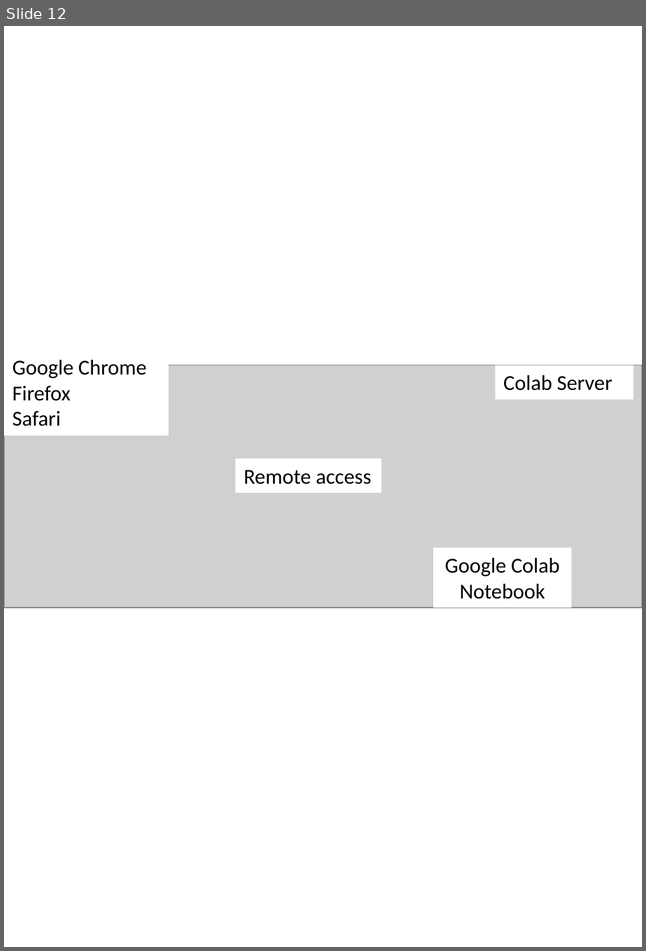
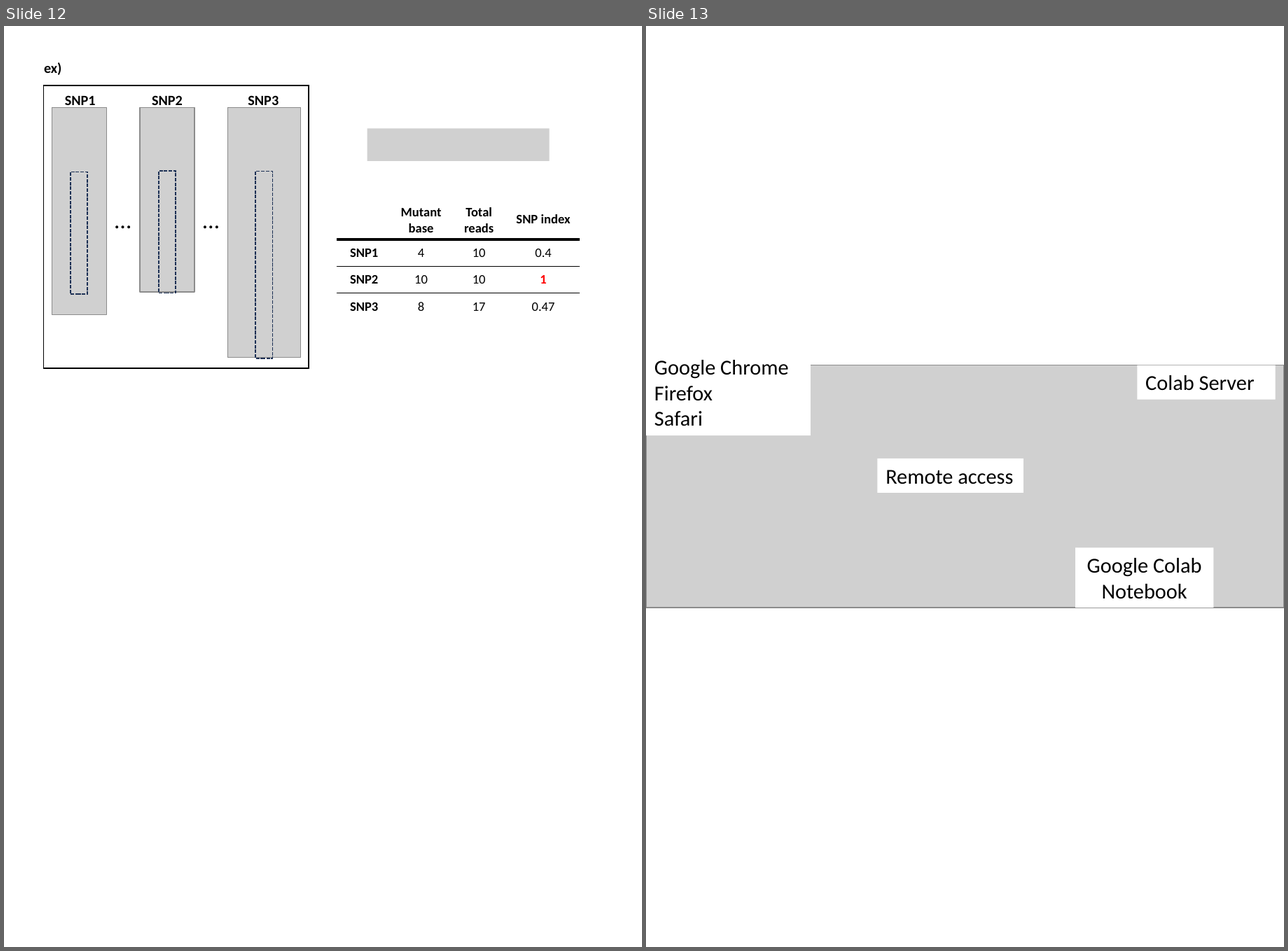
Before and after one commit to slt666666/FAO_lecture, a slide deck: FAO_2024/mutmapqtlseq.pptx. Shown side by side, each under a label of ours: slide 12 before the commit, slides 12 and 13 after it. The pictures are 646x951 and 1288x951 pixels, drawn with LibreOffice and Linux fonts; fonts in the diff are those of the drawing; grey boxes stand for pictures. Boxes give left, top, right and bottom in pixels: in the first picture for what was removed or moved away, otherwise in the second. Text is boxed around its words. In the diff, an @@ line names an element or a change of style, - is before the commit and + after.

```diff
--- a/FAO_2024/mutmapqtlseq.pptx
+++ b/FAO_2024/mutmapqtlseq.pptx
@@ slide 12 added at bbox=[4, 26, 642, 947], background #FFFFFF @@
@@ text added at bbox=[44, 62, 61, 75], 12 pt, text #000000, bold @@
+ex)
@@ rectangle added at bbox=[44, 85, 309, 369], outline #000000 1 pt @@
@@ picture added at bbox=[52, 108, 107, 315] @@
@@ text added at bbox=[65, 95, 96, 109], 12 pt, text #000000, bold @@
+SNP1
@@ picture added at bbox=[140, 108, 194, 292] @@
@@ text added at bbox=[152, 95, 182, 108], 12 pt, text #000000, bold @@
+SNP2
@@ picture added at bbox=[227, 108, 301, 358] @@
@@ text added at bbox=[248, 95, 278, 108], 12 pt, text #000000, bold @@
+SNP3
@@ picture added at bbox=[367, 129, 549, 161] @@
@@ rectangle added at bbox=[70, 172, 87, 295], outline #1E3256 1 pt dashed @@
@@ rectangle added at bbox=[159, 170, 176, 293], outline #1E3256 1 pt dashed @@
@@ rectangle added at bbox=[256, 172, 273, 358], outline #1E3256 1 pt dashed @@
@@ text added at bbox=[92, 200, 154, 237], 20 pt, text #000000 @@
+…
@@ text added at bbox=[180, 201, 242, 239], 20 pt, text #000000 @@
+…
@@ table added at bbox=[336, 200, 579, 319], 4 rows, 4 columns @@
+ | Mutant / base | Total / reads | SNP index
+SNP1 | 4 | 10 | 0.4
+SNP2 | 10 | 10 | 1
+SNP3 | 8 | 17 | 0.47
@@ what was slide 12 is now slide 13 @@
```
Also in this commit, not shown: 1 other file.
